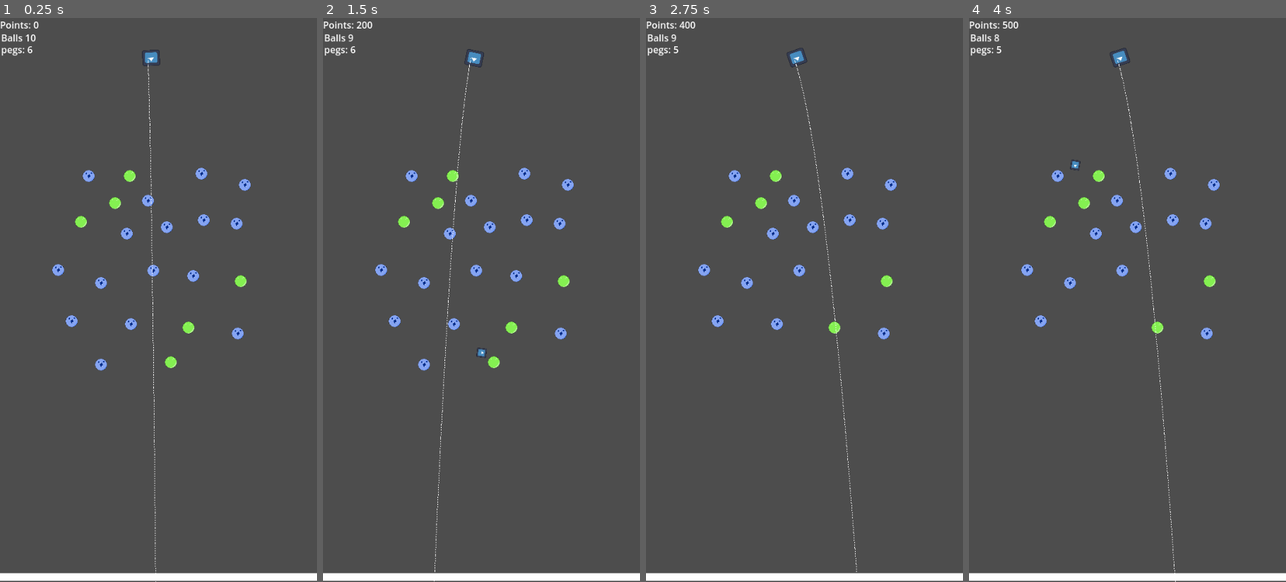
Above: before the commit, frames 1-4 (left to right).
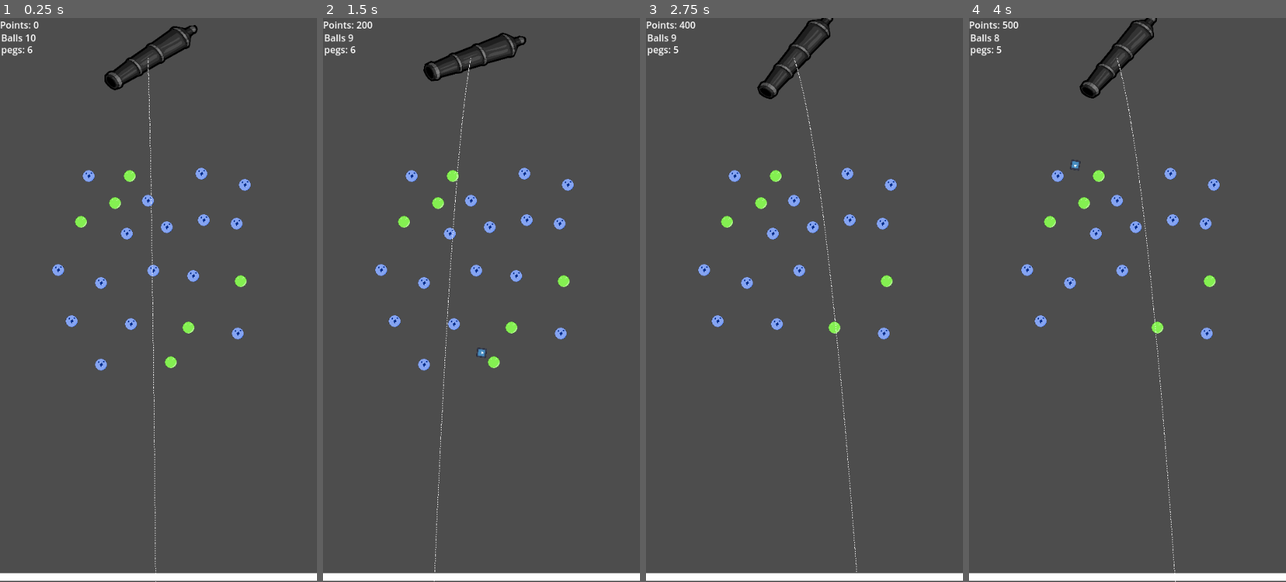
Above: after the commit, the same moments.

Repository: teachermanjeff/physics2025
Game: Godot game, scene res://playtest.tscn
The game is run twice, just before and just after one commit, with the same random seed, the same clock (stepped at 60 frames per second) and the same inputs. The project has no main scene, so this scene is started directly. The engine's default icon, where the game draws it, is replaced by a stand-in: a white triangle on a blue panel in a dark square.
Inputs (mouse positions are in pixels of both pictures, inside the frame that each line leads up to):
- Up to frame 1 (0.25 s): no input
- Up to frame 2 (1.5 s): tap Enter at 0.5 s; move the mouse to (551, 271) at 0.52 s; click (551, 271) at 0.6 s; move the mouse to (418, 328) at 1.27 s; click (418, 328) at 1.35 s
- Up to frame 3 (2.75 s): move the mouse to (836, 175) at 2.02 s; click (836, 175) at 2.1 s
- Up to frame 4 (4 s): move the mouse to (1111, 412) at 2.77 s; click (1111, 412) at 2.85 s; move the mouse to (1222, 384) at 3.52 s; click (1222, 384) at 3.6 s

The runs differ from the first frame. In frame 1, 1.0% of the frame differs, in the area x 32-63%, y 1-13%; in frame 2, 1.0%, in the area x 31-65%, y 2-12%; in frame 3, 1.0%; in frame 4, 1.0%.

Commit message:
added cannon

Diff:
--- a/bouncegame/cannon.tscn
+++ b/bouncegame/cannon.tscn
@@ -1,7 +1,7 @@
 [gd_scene load_steps=3 format=3 uid="uid://cl0wmqo673iiy"]
 
 [ext_resource type="Script" uid="uid://dapn6e18c07hi" path="res://static_body_2d.gd" id="1_23j6s"]
-[ext_resource type="Texture2D" uid="uid://k2oyqqvuo3lg" path="res://icon.svg" id="2_72ky0"]
+[ext_resource type="Texture2D" uid="uid://7dpuq4dhmsye" path="res://Graphics/cannon.png" id="2_23j6s"]
 
 [node name="cannon" type="StaticBody2D"]
 script = ExtResource("1_23j6s")
@@ -10,4 +10,4 @@
 position = Vector2(-1, -2.5)
 rotation = 1.5708
 scale = Vector2(0.234375, 0.210938)
-texture = ExtResource("2_72ky0")
+texture = ExtResource("2_23j6s")
Binary file added: bouncegame/Graphics/cannon.png
Not shown, added: bouncegame/Graphics/cannon.png.import
Not shown: 1 places in bouncegame/playtest.tscn that only renumber resources
Not shown, changed: Thumbs.db
Not shown, added: cannon.png
